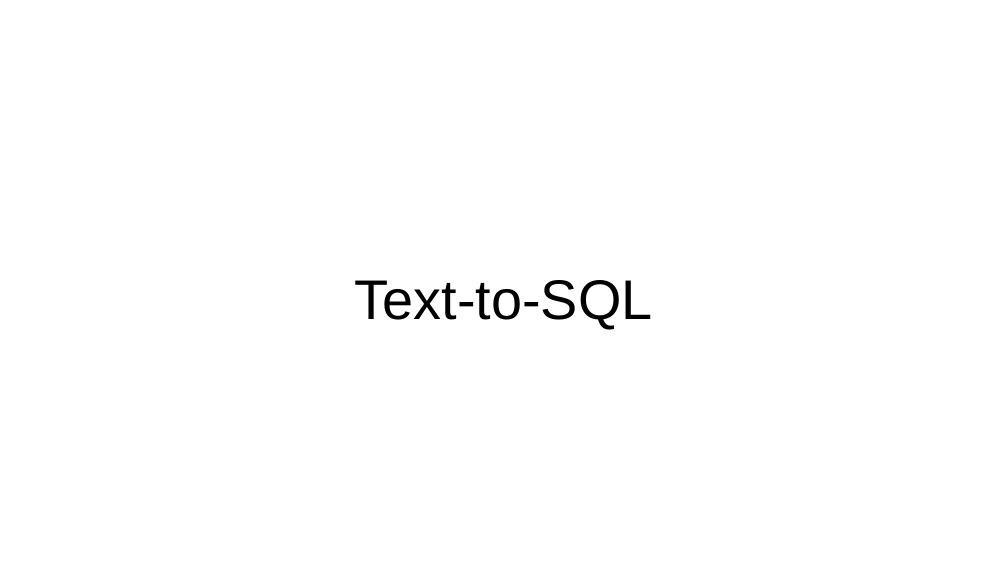
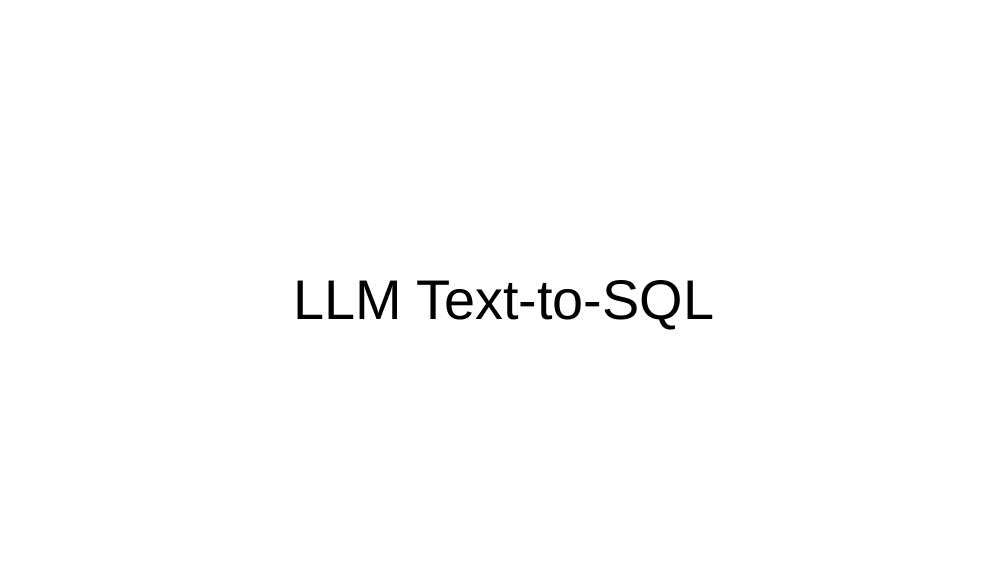
Before and after one commit to slsu0424/slsu0424.github.io, a slide deck: slide 6 of AI_Arch.pptx (slide 2 before the commit). Drawn at 1008x567 pixels with LibreOffice and Linux fonts; fonts in the diff are those of the drawing. Boxes give left, top, right and bottom in pixels: in the first picture for what was removed or moved away, otherwise in the second. Text is boxed around its words. In the diff, an @@ line names an element or a change of style, - is before the commit and + after.

```diff
--- a/AI_Arch.pptx
+++ b/AI_Arch.pptx
@@ subtitle at (x1=293, y1=280, x2=714, y2=329): text changed @@
-Text-to-SQL
+LLM Text-to-SQL
```
Also in this commit, not shown: 12 slides added, 3 slides removed, 2 other files.
